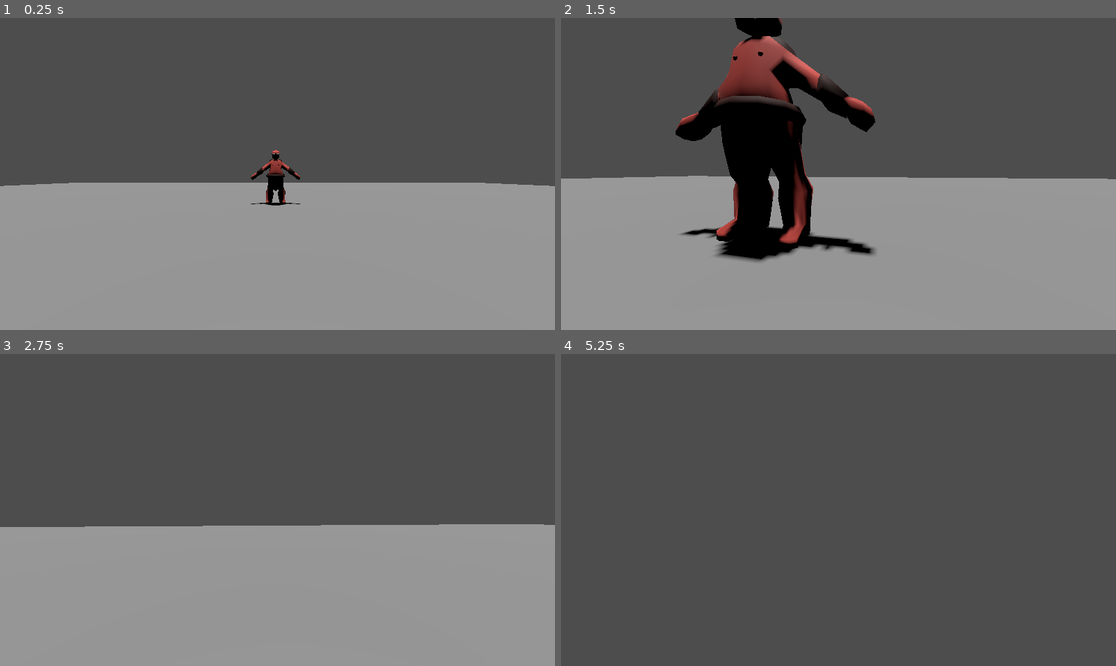
Above: before the commit, frames 1-4 (two rows, left to right).
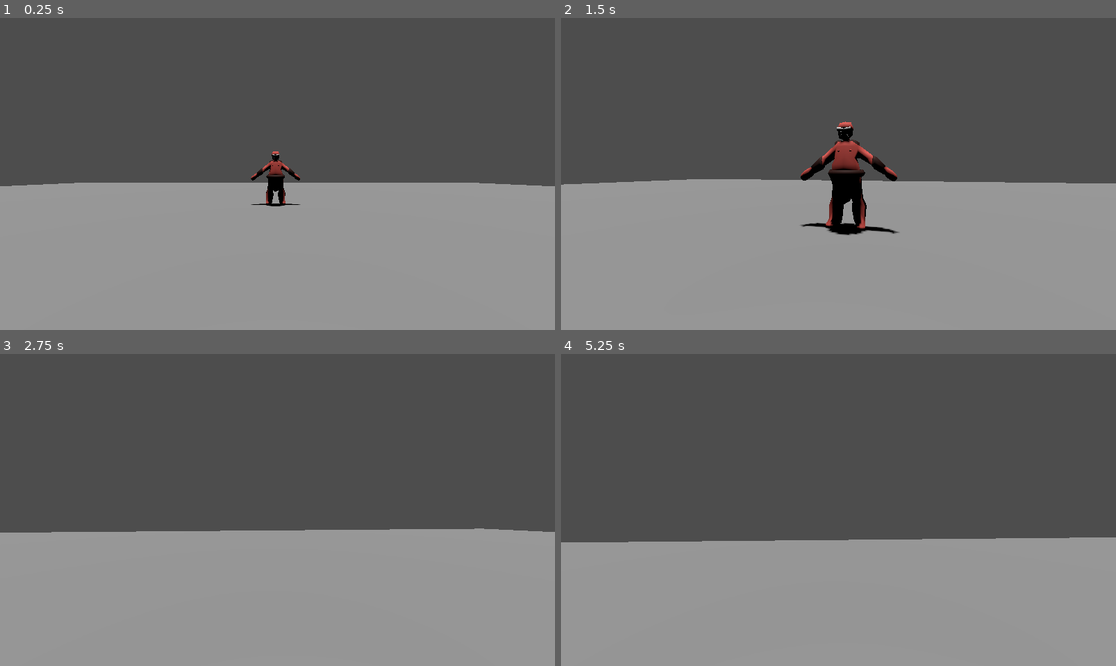
Above: after the commit, the same moments.

Repository: SpagettBro/stillwater-hotel
Game: Godot game, scene res://scenes/main_scene.tscn
Two runs of this game, one before a commit and one after it. Both use one fixed random seed, a clock stepped at 60 frames per second and the inputs below.
Inputs (mouse positions are in pixels of both pictures, inside the frame that each line leads up to):
- Up to frame 1 (0.25 s): no input
- Up to frame 2 (1.5 s): move the mouse to (866, 174) at 0.52 s; hold Shift (sprint, bound only before the commit) 0.53-1.28 s; hold W (move_forward) from 0.53 s (still down); move the mouse to (810, 174) at 1.27 s; tap Shift (sprint, bound only before the commit) at 1.35 s
- Up to frame 3 (2.75 s): keep holding W (move_forward); move the mouse to (288, 503) at 2.02 s; hold Shift (sprint, bound only before the commit) from 2.03 s (still down)
- Up to frame 4 (5.25 s): keep holding W (move_forward); tap Enter at 2.75 s; move the mouse to (832, 516) at 2.77 s; release Shift (sprint, bound only before the commit) at 2.78 s; tap Shift (sprint, bound only before the commit) at 2.85, 4.35 s; tap Space at 3.5 s; move the mouse to (877, 513) at 3.52 s; hold Shift (sprint, bound only before the commit) 3.53-4.28 s; move the mouse to (794, 506) at 4.27 s; move the mouse to (844, 510) at 5.02 s; hold Shift (sprint, bound only before the commit) from 5.03 s (still down)

The runs differ from the first frame. In frame 1, 0.2% of the frame differs, in the area x 0-99%, y 42-61%; in frame 2, 16%; in frame 3, 1.6%; in frame 4, 40%, in the area x 0-100%, y 58-100%.

Commit message:
small fix for player pose.

Diff:
--- a/project.godot
+++ b/project.godot
@@ -47,7 +47,7 @@
 }
 crouch={
 "deadzone": 0.2,
-"events": [Object(InputEventKey,"resource_local_to_scene":fa …(146 unchanged characters)… se,"keycode":0,"physical_keycode":4194326,"key_label":0,"unicode":0,"location":1,"echo":false,"script":null)
+"events": [Object(InputEventKey,"resource_local_to_scene":fa …(146 unchanged characters)… se,"keycode":0,"physical_keycode":4194325,"key_label":0,"unicode":0,"location":1,"echo":false,"script":null)
 , Object(InputEventJoypadButton,"resource_local_to_scene":false,"resource_name":"","device":-1,"button_index":8,"pressure":0.0,"pressed":false,"script":null)
 ]
 }
@@ -58,24 +58,15 @@
 }
 look_right={
 "deadzone": 0.2,
-"events": [Object(InputEventJoypadMotion,"resource_local_to_scene":false,"resource_name":"","device":-1,"axis":2,"axis_value":1.0,"script":null)
-]
+"events": []
 }
 look_up={
 "deadzone": 0.2,
-"events": [Object(InputEventJoypadMotion,"resource_local_to_scene":false,"resource_name":"","device":-1,"axis":3,"axis_value":-1.0,"script":null)
-]
+"events": []
 }
 look_down={
 "deadzone": 0.2,
-"events": [Object(InputEventJoypadMotion,"resource_local_to_scene":false,"resource_name":"","device":-1,"axis":3,"axis_value":1.0,"script":null)
-]
-}
-sprint={
-"deadzone": 0.2,
-"events": [Object(InputEventKey,"resource_local_to_scene":false,"resource_name":"","device":-1,"window_id":0,"alt_pressed":false,"shift_pressed":false,"ctrl_pressed":false,"meta_pressed":false,"pressed":false,"keycode":0,"physical_keycode":4194325,"key_label":0,"unicode":0,"location":0,"echo":false,"script":null)
-, Object(InputEventJoypadButton,"resource_local_to_scene":false,"resource_name":"","device":-1,"button_index":7,"pressure":0.0,"pressed":false,"script":null)
-]
+"events": []
 }
 
 [physics]
--- a/scenes/main_scene.tscn
+++ b/scenes/main_scene.tscn
@@ -25,6 +25,7 @@
 shadow_enabled = true
 
 [node name="player" parent="." unique_id=1556460835 instance=ExtResource("1_w2twt")]
+transform = Transform3D(1, 0, -5.9604645e-08, 0, 1, 0, 5.9604645e-08, 0, 1, 0, 0.037304938, 0)
 
 [node name="keeper" parent="." unique_id=1854623759 instance=ExtResource("3_7ykc4")]
 transform = Transform3D(1, 0, 0, 0, 1, 0, 0, 0, 1, 0, 0, -8.475777)
--- a/scenes/player.tscn
+++ b/scenes/player.tscn
@@ -3,7 +3,9 @@
 [ext_resource type="Script" uid="uid://dnbwyejewvswd" path="res://scenes/player.gd" id="1_qhqgy"]
 [ext_resource type="PackedScene" uid="uid://chspmkajrjj23" path="res://assets/3d-models/no_head.glb" id="2_qhqgy"]
 
-[sub_resource type="SphereShape3D" id="SphereShape3D_g2els"]
+[sub_resource type="CapsuleShape3D" id="CapsuleShape3D_g2els"]
+radius = 0.17
+height = 1.4
 
 [node name="player" type="CharacterBody3D" unique_id=1556460835]
 script = ExtResource("1_qhqgy")
@@ -14,8 +16,8 @@
 transform = Transform3D(-0.34, 0, 2.9723743e-08, 0, 0.34, 0, -2.9723743e-08, 0, -0.34, 0, 0, 0)
 
 [node name="CollisionShape3D" type="CollisionShape3D" parent="." unique_id=1301128428]
-transform = Transform3D(0.42858207, 0, 0, 0, 1, 0, 0, 0, 0.3181485, 0, 1.143928, -0.09847587)
-shape = SubResource("SphereShape3D_g2els")
+transform = Transform3D(1, 0, 0, 0, 1, 0, 0, 0, 1, 0, 1.000865, 0)
+shape = SubResource("CapsuleShape3D_g2els")
 
 [node name="CameraPivot" type="Marker3D" parent="." unique_id=1602164488]
 transform = Transform3D(1, 0, 0, 0, 1, 0, 0, 0, 1, 0, 1.626112, -0.11701147)
